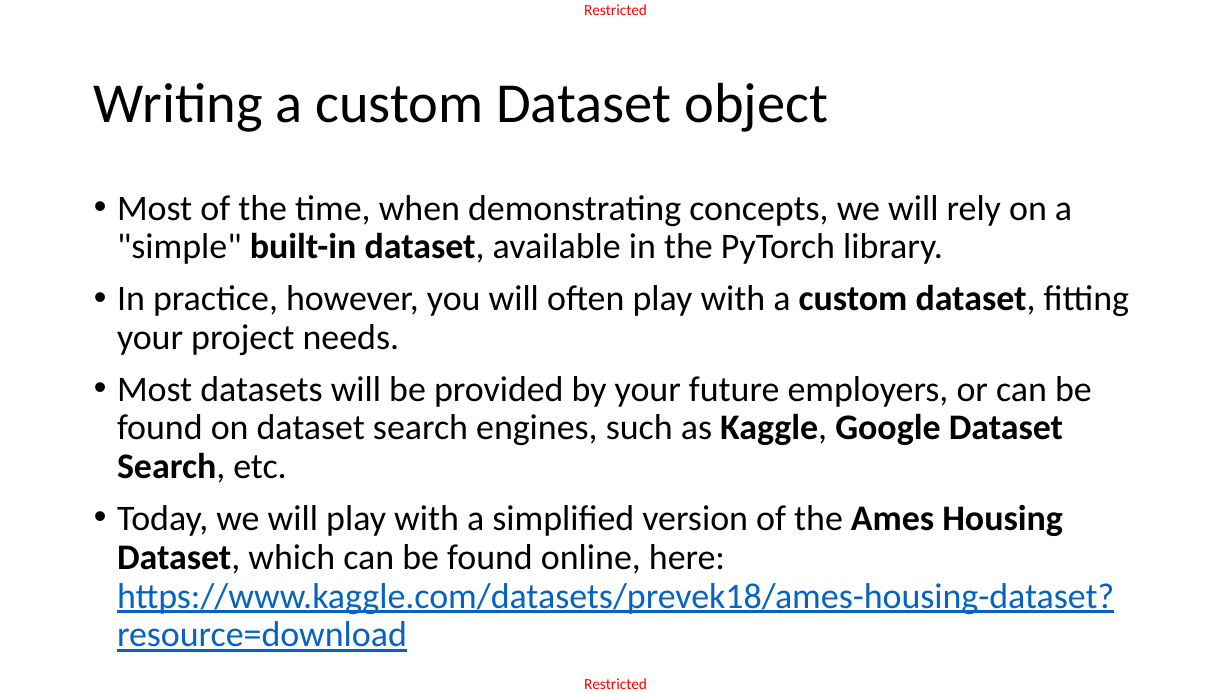
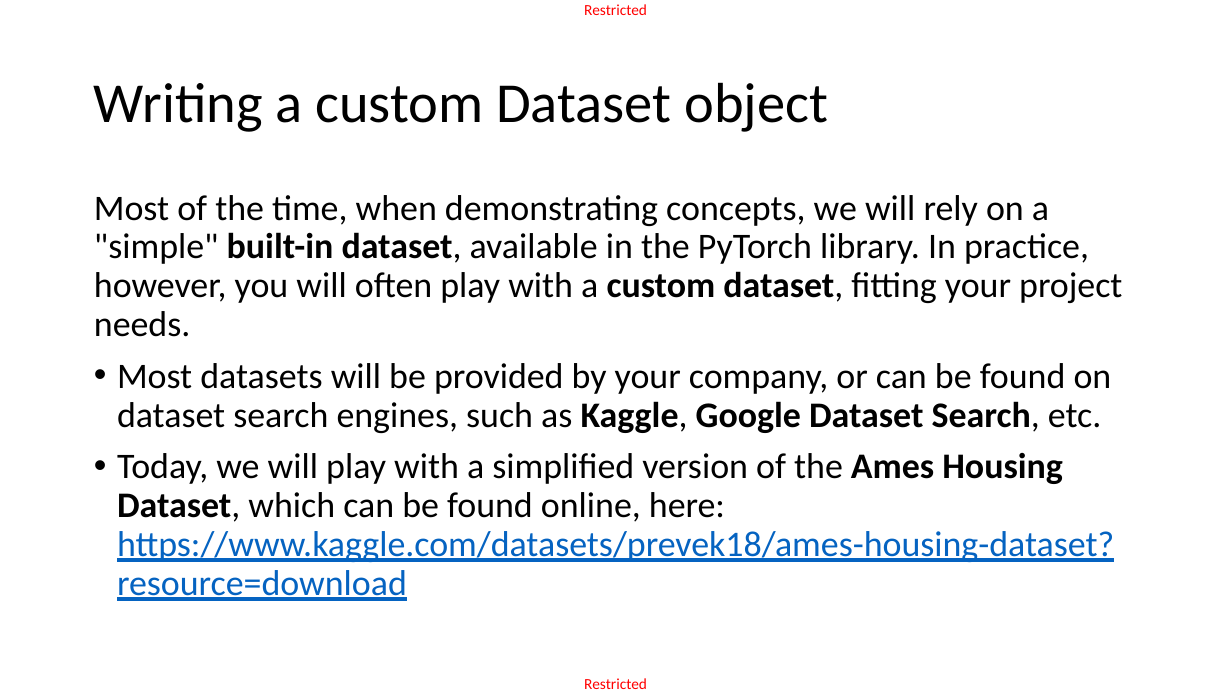
Before and after one commit to matthieudemari/SUTD_DL_50_039, a slide deck: slide 10 of W3/3. W3S3 final/W3S3.pptx. Drawn at 1232x693 pixels with LibreOffice and Linux fonts; fonts in the diff are those of the drawing. Boxes give left, top, right and bottom in pixels: in the first picture for what was removed or moved away, otherwise in the second. Text is boxed around its words. In the diff, an @@ line names an element or a change of style, - is before the commit and + after.

```diff
--- a/W3/3. W3S3 final/W3S3.pptx
+++ b/W3/3. W3S3 final/W3S3.pptx
@@ text at (94,195,1122,433): text changed @@
-• Most of the time, when demonstrating concepts, we will rely on a "simple" built-in dataset, available in the PyTorch library.
-• In practice, however, you will often play with a custom dataset, fitting your project needs.
-• Most datasets will be provided by your future employers, or can be found on dataset search engines, such as Kaggle, Google Dataset Search, etc.
+Most of the time, when demonstrating concepts, we will rely on a "simple" built-in dataset, available in the PyTorch library. In practice, however, you will often play with a custom dataset, fitting your project needs.
+• Most datasets will be provided by your company, or can be found on dataset search engines, such as Kaggle, Google Dataset Search, etc.
```
Also in this commit, not shown: 30 other slides changed, 1 slide added, 1 slide removed, 10 other files.
